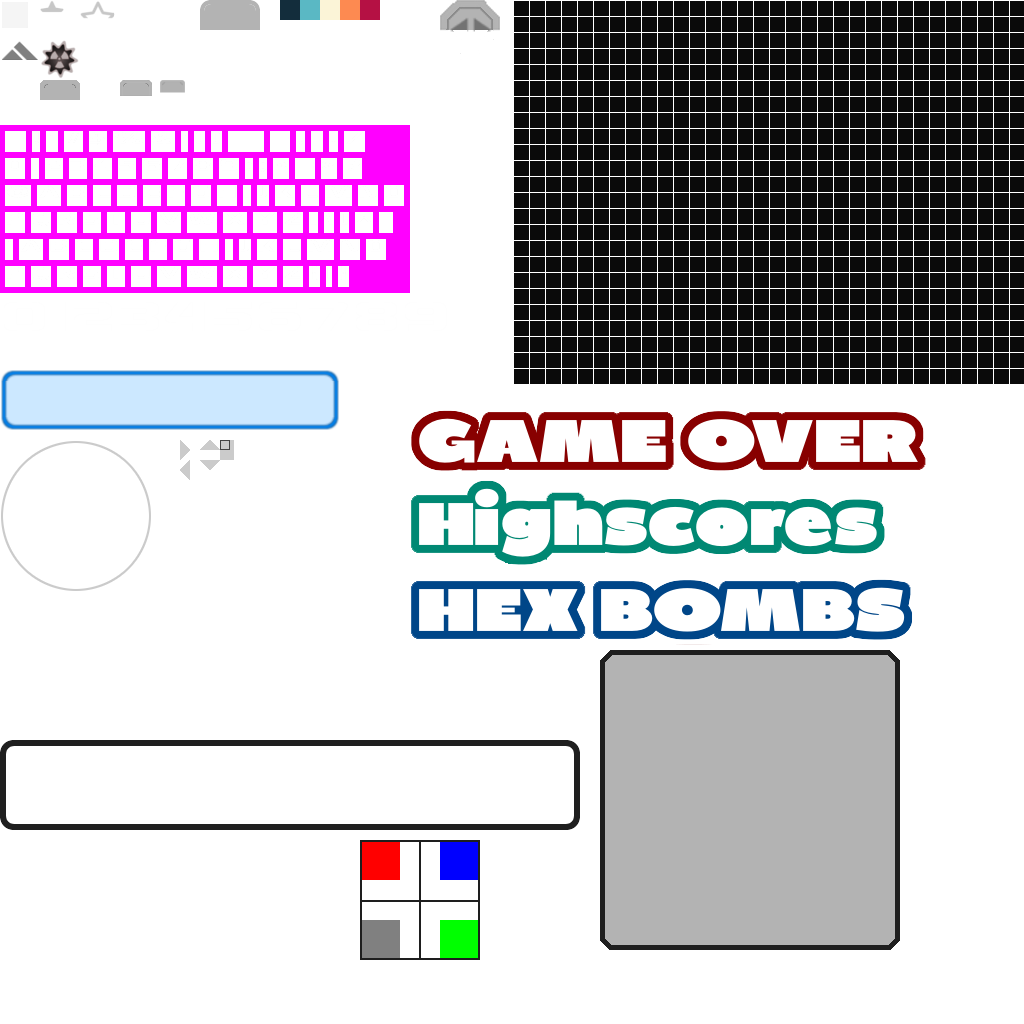
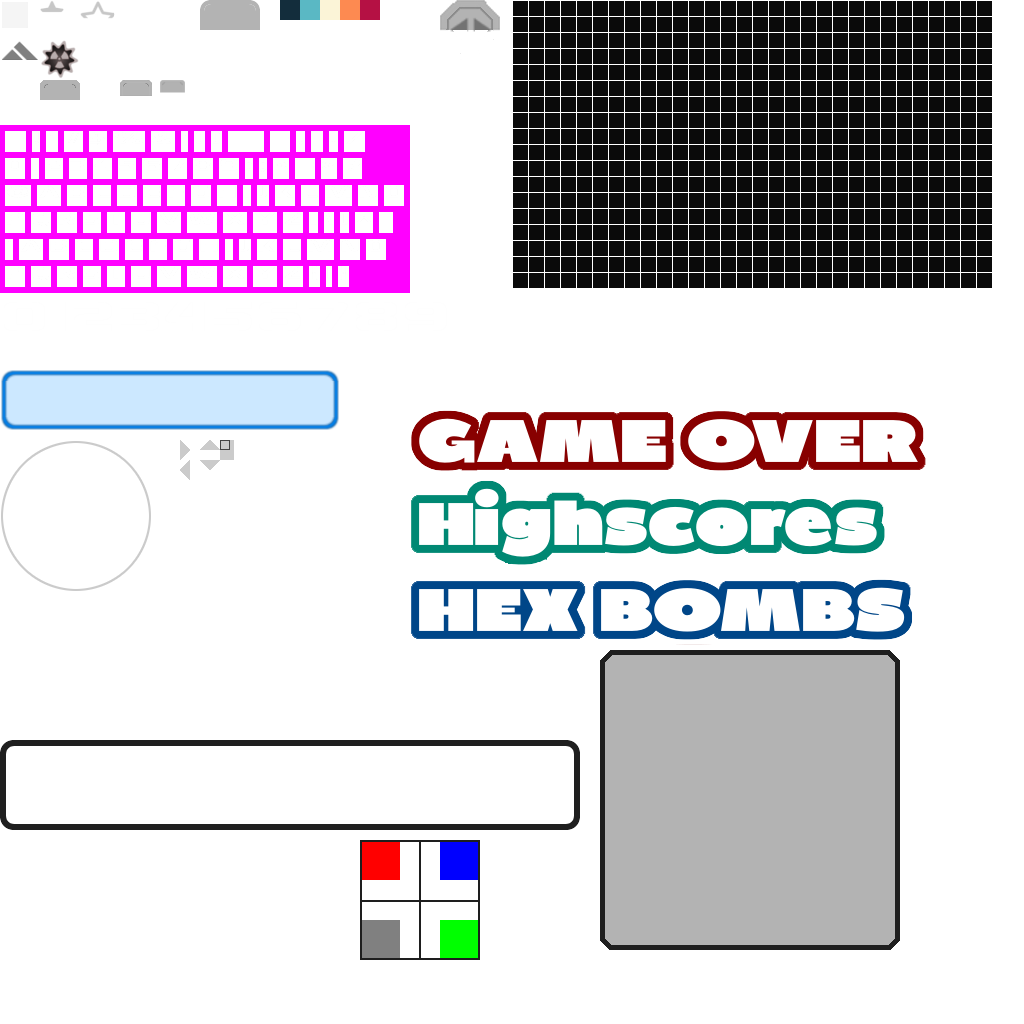
Two versions of the same layered image (1024px x 1024px). Layer-by-layer changes:
painted on "Ebene #13" over [513, 1, 1024, 384]
